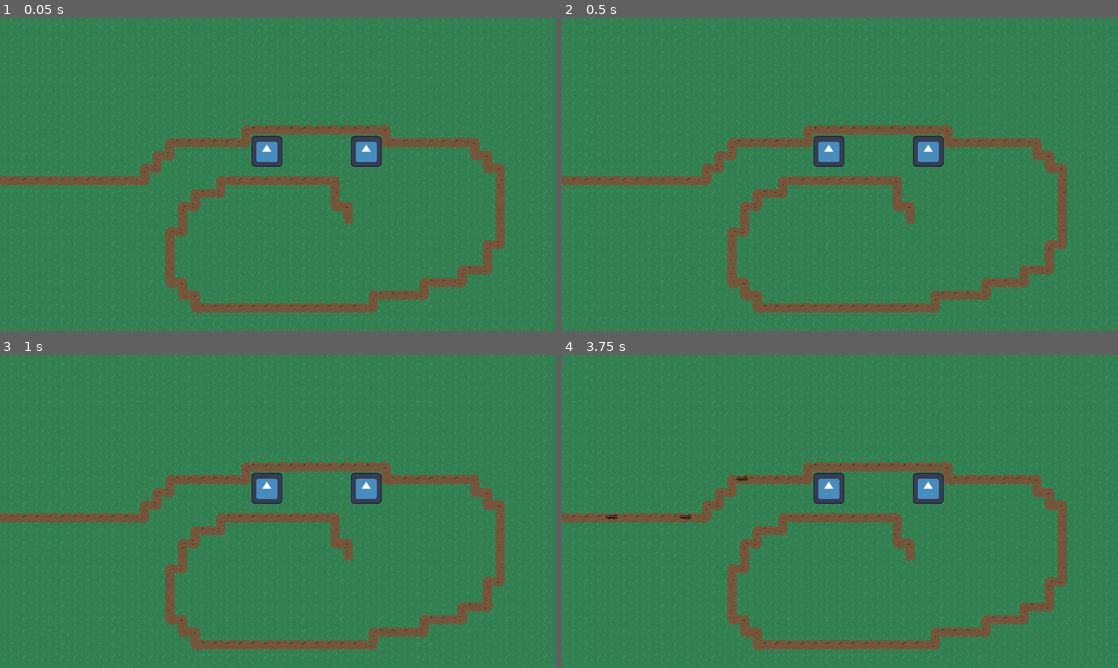
Above: before the commit, frames 1-4 (two rows, left to right).
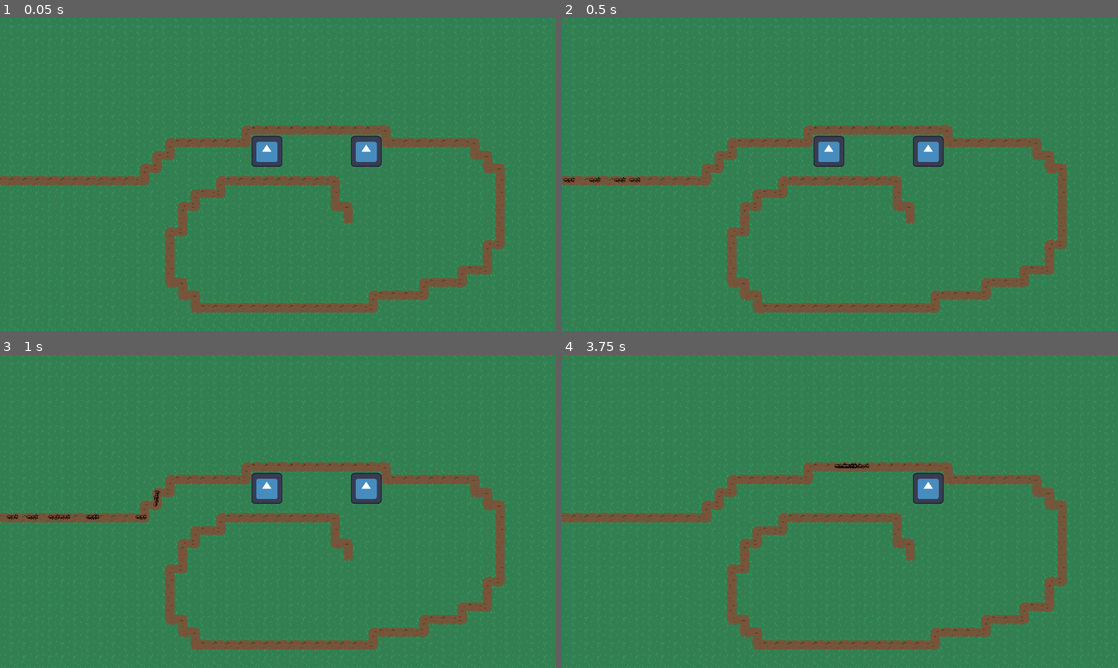
Above: after the commit, the same moments.

Repository: tomsku21/TD_project
Game: Godot game, scene res://Scenes/Main.tscn
Two runs of this game, one before a commit and one after it. Both use one fixed random seed, a clock stepped at 60 frames per second and the inputs below. The engine's default icon, where the game draws it, is replaced by a stand-in: a white triangle on a blue panel in a dark square.
Inputs:
- Up to frame 1 (0.05 s): no input
- Up to frame 2 (0.5 s): no input
- Up to frame 3 (1 s): tap Enter at 0.5 s
- Up to frame 4 (3.75 s): tap Space at 2.75 s

Frame 1 is identical in both runs. In frame 2, less than 0.1% of the frame differs, in the area x 0-15%, y 50-53%; in frame 3, 0.2%; in frame 4, 0.7%, in the area x 7-56%, y 34-53%.

Commit message:
Round system

Diff:
--- a/Scenes/Main.tscn
+++ b/Scenes/Main.tscn
@@ -708,8 +708,10 @@
 
 [node name="Spawner" type="Node" parent="."]
 script = ExtResource("3_kln2b")
+rounds = [10, 20]
 
 [node name="SpawnTimer" type="Timer" parent="Spawner"]
+wait_time = 0.1
 
 [node name="Turrets" type="Node" parent="."]
 
--- a/Scenes/enemy.tscn
+++ b/Scenes/enemy.tscn
@@ -1,7 +1,19 @@
-[gd_scene load_steps=8 format=3 uid="uid://cmnfkxxc82kcv"]
+[gd_scene load_steps=11 format=3 uid="uid://cmnfkxxc82kcv"]
 
 [ext_resource type="Script" uid="uid://du3u44on1bq8k" path="res://Scripts/Enemy.gd" id="1_1f0kj"]
 [ext_resource type="Texture2D" uid="uid://cow57jupqj173" path="res://Assets/Ants/Ants.png" id="2_1f0kj"]
+
+[sub_resource type="AtlasTexture" id="AtlasTexture_0830c"]
+atlas = ExtResource("2_1f0kj")
+region = Rect2(0, 33, 91, 92)
+
+[sub_resource type="AtlasTexture" id="AtlasTexture_ghaa6"]
+atlas = ExtResource("2_1f0kj")
+region = Rect2(91, 33, 91, 92)
+
+[sub_resource type="AtlasTexture" id="AtlasTexture_1dp5w"]
+atlas = ExtResource("2_1f0kj")
+region = Rect2(182, 33, 91, 92)
 
 [sub_resource type="AtlasTexture" id="AtlasTexture_1f0kj"]
 atlas = ExtResource("2_1f0kj")
@@ -17,6 +29,20 @@
 
 [sub_resource type="SpriteFrames" id="SpriteFrames_ghaa6"]
 animations = [{
+"frames": [{
+"duration": 1.0,
+"texture": SubResource("AtlasTexture_0830c")
+}, {
+"duration": 1.0,
+"texture": SubResource("AtlasTexture_ghaa6")
+}, {
+"duration": 1.0,
+"texture": SubResource("AtlasTexture_1dp5w")
+}],
+"loop": true,
+"name": &"Down",
+"speed": 5.0
+}, {
 "frames": [{
 "duration": 1.0,
 "texture": SubResource("AtlasTexture_1f0kj")
@@ -45,8 +71,8 @@
 position = Vector2(-5.96046e-08, -1)
 scale = Vector2(0.171367, 0.171368)
 sprite_frames = SubResource("SpriteFrames_ghaa6")
+animation = &"Down"
 autoplay = "default"
-frame_progress = 0.505874
 flip_h = true
 
 [node name="CollisionShape2D" type="CollisionShape2D" parent="CharacterBody2D"]
--- /dev/null
+++ b/Scenes/enemy2.tscn
@@ -0,0 +1,58 @@
+[gd_scene load_steps=8 format=3 uid="uid://cqlyalso8oltf"]
+
+[ext_resource type="Script" uid="uid://du3u44on1bq8k" path="res://Scripts/Enemy.gd" id="1_g6ed3"]
+[ext_resource type="Texture2D" uid="uid://cow57jupqj173" path="res://Assets/Ants/Ants.png" id="2_k6nad"]
+
+[sub_resource type="AtlasTexture" id="AtlasTexture_g6ed3"]
+atlas = ExtResource("2_k6nad")
+region = Rect2(273, 125, 91, 92)
+
+[sub_resource type="AtlasTexture" id="AtlasTexture_k6nad"]
+atlas = ExtResource("2_k6nad")
+region = Rect2(364, 125, 91, 92)
+
+[sub_resource type="AtlasTexture" id="AtlasTexture_aynp6"]
+atlas = ExtResource("2_k6nad")
+region = Rect2(455, 125, 91, 92)
+
+[sub_resource type="SpriteFrames" id="SpriteFrames_ghaa6"]
+animations = [{
+"frames": [{
+"duration": 1.0,
+"texture": SubResource("AtlasTexture_g6ed3")
+}, {
+"duration": 1.0,
+"texture": SubResource("AtlasTexture_k6nad")
+}, {
+"duration": 1.0,
+"texture": SubResource("AtlasTexture_aynp6")
+}],
+"loop": true,
+"name": &"default",
+"speed": 5.0
+}]
+
+[sub_resource type="RectangleShape2D" id="RectangleShape2D_287tu"]
+size = Vector2(20, 9)
+
+[node name="Enemy" type="PathFollow2D"]
+
+[node name="CharacterBody2D" type="CharacterBody2D" parent="." groups=["enemies"]]
+script = ExtResource("1_g6ed3")
+speed = 70
+
+[node name="AnimatedSprite2D" type="AnimatedSprite2D" parent="CharacterBody2D"]
+position = Vector2(-5.96046e-08, -1)
+scale = Vector2(0.171367, 0.171368)
+sprite_frames = SubResource("SpriteFrames_ghaa6")
+autoplay = "default"
+flip_h = true
+
+[node name="CollisionShape2D" type="CollisionShape2D" parent="CharacterBody2D"]
+position = Vector2(0, -1.5)
+shape = SubResource("RectangleShape2D_287tu")
+
+[node name="AttackTimer" type="Timer" parent="CharacterBody2D"]
+one_shot = true
+
+[connection signal="timeout" from="CharacterBody2D/AttackTimer" to="CharacterBody2D" method="_on_attack_timer_timeout"]
--- a/Scripts/Enemy.gd
+++ b/Scripts/Enemy.gd
@@ -1,20 +1,22 @@
 extends CharacterBody2D
 @onready var path: PathFollow2D = $".."
 @onready var attack_timer: Timer = $AttackTimer
+@onready var animated_sprite_2d: AnimatedSprite2D = $AnimatedSprite2D
 
 @export var speed: int = 2
 @export var health: int = 15
 @export var damage: int = 10
 
-
 var attack_distance: float = 50.0
 var current_turret = null
 var old_speed: int
 var slow_speed: int = 20
+
+
 func _physics_process(delta: float) -> void:
 	check_turret()
+	change_rotation()
 	path.progress += speed * delta
-
 	if path.progress_ratio >= 0.99 or health <= 0:
 		destroy()
 
@@ -22,6 +24,12 @@
 	path.queue_free()
 	GlobalVariables.enemy_count -= 1
 	GlobalVariables.player_hp -= damage
+
+func change_rotation():
+	if path.rotation_degrees > 160 and path.rotation_degrees < 190:
+		animated_sprite_2d.flip_v = true
+	else:
+		animated_sprite_2d.flip_v = false
 
 func check_turret():
 	var nearest_turret = null
--- a/Scripts/GlobalVariables.gd
+++ b/Scripts/GlobalVariables.gd
@@ -1,6 +1,9 @@
 extends Node
 
 var enemy_count: int
-
+var spawned_enemies: int
 var turrets: Array = []
 var player_hp: float = 100.0
+
+var current_round: int = 0
+var max_rounds: int = 1
--- a/Scripts/spawner.gd
+++ b/Scripts/spawner.gd
@@ -5,20 +5,32 @@
 @onready var path: Path2D = $"../TileMap/Road/Path2D"
 
 @export var enemys: Dictionary = {
-	0: preload("res://Scenes/enemy.tscn")
+	0: preload("res://Scenes/enemy.tscn"),
+	1: preload("res://Scenes/enemy2.tscn")
 }
+
+@export var rounds := []
+
 var time: float
 
 func _ready() -> void:
 	spawn_timer.start()
 
+func _physics_process(delta: float) -> void:
+	if GlobalVariables.spawned_enemies >= rounds[GlobalVariables.current_round]:
+		spawn_timer.stop()
+		if GlobalVariables.enemy_count == 0:
+			GlobalVariables.spawned_enemies = 0
+			if GlobalVariables.current_round < GlobalVariables.max_rounds:
+				GlobalVariables.current_round += 1
+			spawn_timer.start()
+	print(rounds[GlobalVariables.current_round])
+
 func _on_timer_timeout() -> void:
-	#time = randf_range(5.0, 20.0)
-	#spawn_timer.wait_time = time
-
-	var new_enemy = enemys[0].instantiate()
+	var new_enemy = enemys[GlobalVariables.current_round].instantiate()
 	path.add_child(new_enemy)
-	new_enemy.get_child(0).speed = randi_range(70, 100)
+	new_enemy.get_child(0).speed = randi_range(200, 300)
 	new_enemy.get_child(0).damage = randi_range(5, 10)
 
 	GlobalVariables.enemy_count += 1
+	GlobalVariables.spawned_enemies += 1
--- a/project.godot
+++ b/project.godot
@@ -25,7 +25,6 @@
 
 [display]
 
-window/size/mode=3
 window/stretch/mode="viewport"
 
 [global_group]
